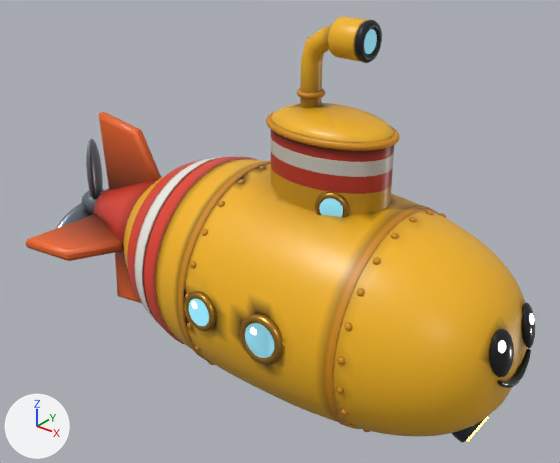
The glTF model public/models/player_hull.glb: old version first, new version second.
The view is the same before and after, from a 50 mm camera at (3.62, -4.85, 3.44) aimed at (-0.29, 0.03, 0.41). The axes (+X, +Y, +Z) are drawn at lower left. The lights are the same throughout. The first picture is the older version. Where no turn or scale is listed for an object, it has been applied to the vertices. Vertices at exactly the same position are counted once.

Names of what the first picture shows: 'hull_body', 'propeller'.
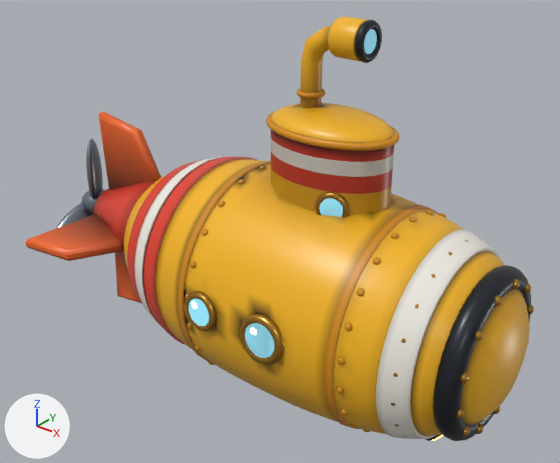
What changed in the scene script:
```text
Add mat_viewport_glass:
    mat_viewport_glass = bpy.data.materials.new('viewport_glass')
    # nodes: BsdfPrincipled, Mix, OutputMaterial, VertexColor
    # colours: cyan #63e1ff, cyan #8fe6fa, mixed with the vertex colours
Change me_hull_body:
    used by ob_hull_body; location = (0.0, 0.0, 0.0)
    remove me_hull_body.from_pydata(...)  # 10411 vertices, 21006 faces; spans x -2.78..2.04, y -1.08..1.08, z -1.08..2.37
    add me_hull_body.from_pydata(...)  # 13275 vertices, 26598 faces; spans x -2.78..2.0, y -1.08..1.08, z -1.08..2.37
    me_hull_body part 1: the loose piece of 144 vertices spanning x 1.58..1.82, y -0.17..0.17, z -0.86..-0.51 is turned 17 degrees about the y axis through its middle, then moved by (-0.27, 0.0, -0.15)
    me_hull_body part 2: a new loose piece, a torus around x (ring radius 0.6, tube radius 0.11) spanning x 1.64..1.84, y -0.7..0.7, z -0.7..0.7, in mat_gunmetal
    me_hull_body part 3: a new loose piece, a UV sphere (10 segments, 8 rings, poles along z) spanning x 1.792..1.874, y 0.534..0.62, z 0.111..0.198, in mat_brass
    me_hull_body part 4: a new loose piece, a UV sphere (10 segments, 8 rings, poles along z) spanning x 1.792..1.874, y 0.379..0.466, z 0.379..0.466, in mat_brass
    me_hull_body part 5: a new loose piece, a UV sphere (10 segments, 8 rings, poles along z) spanning x 1.792..1.874, y 0.111..0.198, z 0.534..0.62, in mat_brass
    me_hull_body part 6: a new loose piece, a UV sphere (10 segments, 8 rings, poles along z) spanning x 1.792..1.874, y -0.198..-0.111, z 0.534..0.62, in mat_brass
    me_hull_body part 7: a new loose piece, a UV sphere (10 segments, 8 rings, poles along z) spanning x 1.792..1.874, y -0.466..-0.379, z 0.379..0.466, in mat_brass
    me_hull_body part 8: a new loose piece, a UV sphere (10 segments, 8 rings, poles along z) spanning x 1.792..1.874, y -0.62..-0.534, z 0.111..0.198, in mat_brass
    me_hull_body part 9: a new loose piece, a UV sphere (10 segments, 8 rings, poles along z) spanning x 1.792..1.874, y -0.62..-0.534, z -0.198..-0.111, in mat_brass
    me_hull_body part 10: a new loose piece, a UV sphere (10 segments, 8 rings, poles along z) spanning x 1.792..1.874, y -0.466..-0.379, z -0.466..-0.379, in mat_brass
    me_hull_body part 11: a new loose piece, a UV sphere (10 segments, 8 rings, poles along z) spanning x 1.792..1.874, y -0.198..-0.111, z -0.62..-0.534, in mat_brass
    me_hull_body part 12: 6 loose pieces with 758 vertices, spanning x 1.7..2.04, y -0.36..0.36, z -0.84..0.41, are deleted
    me_hull_body part 13: 1210 vertices added at x 1.32..1.95, y -0.87..0.87, z -0.99..0.87
    me_hull_body part 14: 4826 kept faces spanning x -2.78..2.0, y -1.05..1.07, z -1.07..2.37 get new vertex colours
    other edits to the shape of me_hull_body do not show in these pictures
    remove me_hull_body.materials.append(mat_black)
    add me_hull_body.materials.append(mat_viewport_glass)
```

Boxes [x1, y1, x2, y2] around the edits, measured in the pictures (560 x 463 px; the box of a moved part takes in the faces that stretch with it):
'hull_body', reshaped
    before: [26, 17, 535, 442]
    after: [26, 17, 534, 441]
part 1 of me_hull_body, moved or reshaped (mostly hidden afterwards)
    before: [452, 419, 485, 442]
    after: [426, 435, 441, 441]
part 2 of me_hull_body, added
    after: [433, 265, 531, 441]
part 3 of me_hull_body, added
    after: [527, 305, 534, 315]
part 4 of me_hull_body, added
    after: [523, 283, 531, 293]
part 5 of me_hull_body, added
    after: [512, 278, 520, 290]
part 6 of me_hull_body, added
    after: [495, 295, 502, 307]
part 7 of me_hull_body, added
    after: [475, 330, 483, 341]
part 8 of me_hull_body, added
    after: [460, 372, 469, 383]
part 9 of me_hull_body, added
    after: [455, 408, 464, 419]
part 10 of me_hull_body, added
    after: [462, 425, 470, 437]
part 11 of me_hull_body, added
    after: [476, 423, 484, 434]
part 12 of me_hull_body, deleted
    before: [467, 302, 535, 441]
part 13 of me_hull_body, added
    after: [376, 229, 501, 441]
part 14 of me_hull_body, recoloured
    both: [368, 226, 527, 436]
